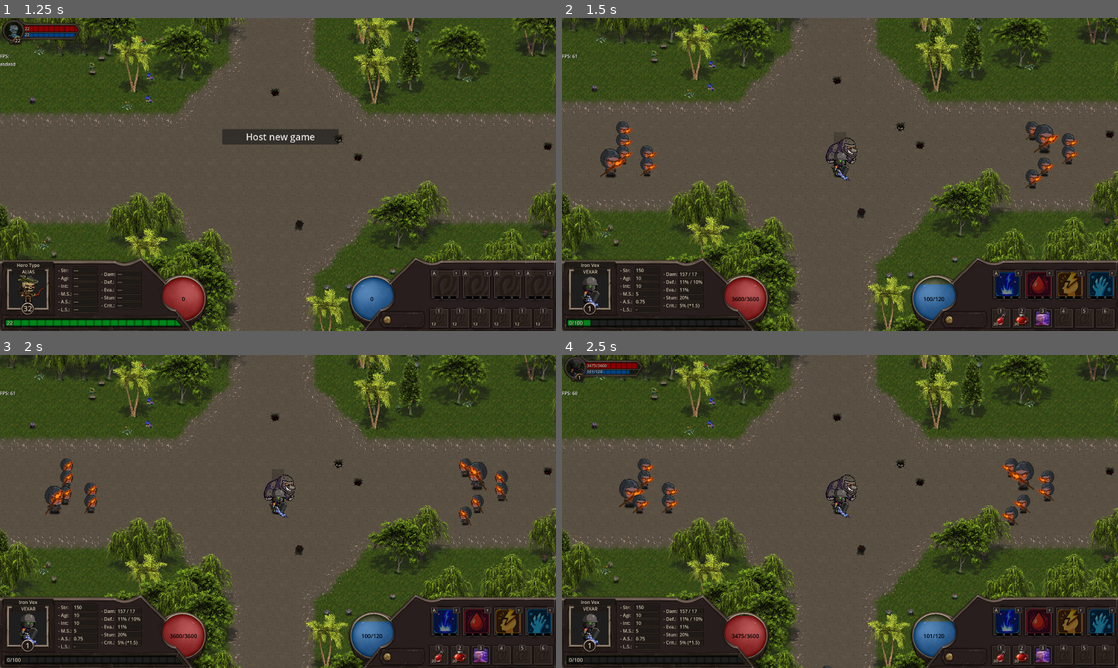
Above: before the commit, frames 1-4 (two rows, left to right).
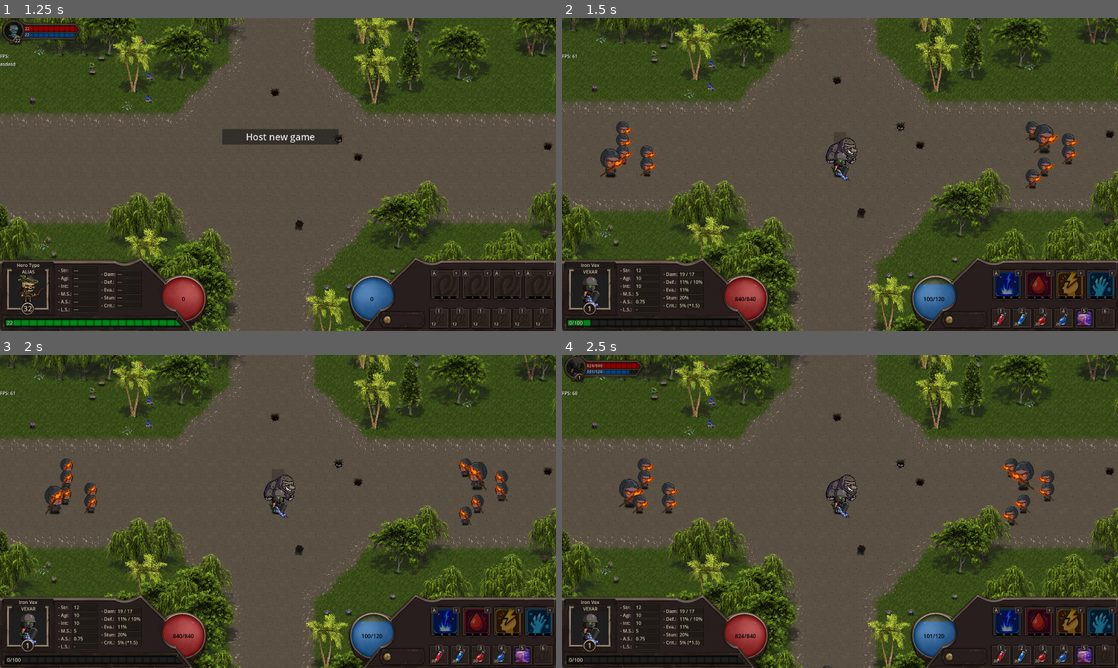
Above: after the commit, the same moments.

Repository: LucasJappert/moomoo-lan-party
Game: Godot game, scene res://scenes/my_main_scene.tscn
Same seed, same stepped clock (60 frames per second), same inputs: the game is played once before the commit and once after it.
Inputs (mouse positions are in pixels of both pictures, inside the frame that each line leads up to):
- Up to frame 1 (1.25 s): tap Enter at 0.5 s; drag from (183, 299) to (372, 299) at 0.52 s
- Up to frame 2 (1.5 s): click "Host new game" at 1.25 s
- Up to frame 3 (2 s): no input
- Up to frame 4 (2.5 s): drag from (840, 505) to (628, 486) at 2.02 s

Frame 1 is identical in both runs. In frame 2, 0.4% of the frame differs, in the area x 13-96%, y 80-99%; in frame 3, 0.4%; in frame 4, 0.4%, in the area x 4-96%, y 2-99%.

Commit message:
Provide some exp when attacking or healing

Diff:
--- a/scripts/GUI/skill_slot.gd
+++ b/scripts/GUI/skill_slot.gd
@@ -1,6 +1,12 @@
 class_name SkillSlot
 
 extends Control
+
+const SKILL_LEVEL_REQUIREMENTS := {
+	1: 0, # Level 1 of the skill can be learned from the beginning
+	2: 3, # Level 2 of the skill can be learned at level 3
+	3: 5, # Level 3 of the skill can be learned at level 5
+}
 
 @onready var sprite = $Sprite
 @onready var hotkey = $Hotkey
@@ -52,7 +58,15 @@
 	if not skill: return
 	if not ObjectHelpers.is_my_player(p_owner): return
 
-	upgrade_button.visible = p_owner.skill_points_to_assign > 0 && skill.learned_level < Skill.AVAILABLE_LEVELS
+	# upgrade_button.visible = p_owner.skill_points_to_assign > 0 && skill.learned_level < Skill.AVAILABLE_LEVELS
+	var next_skill_level := skill.learned_level + 1
+	var level_requirement: int = SKILL_LEVEL_REQUIREMENTS.get(next_skill_level, INF)
+
+	upgrade_button.visible = (
+		p_owner.skill_points_to_assign > 0
+		&& skill.learned_level < Skill.AVAILABLE_LEVELS
+		&& p_owner.level >= level_requirement
+	)
 
 	var panels = [panel1, panel2, panel3]
 	for i in range(Skill.AVAILABLE_LEVELS):
--- a/scripts/entity/combat_data/combat_data.gd
+++ b/scripts/entity/combat_data/combat_data.gd
@@ -99,16 +99,15 @@
 	var total_damage = base_damage + critical_damage
 
 	var _di = DamageInfo.get_instance()
-	_di.total_damage_heal = total_damage
+	_di.total_damage = total_damage
 	_di.critical = critical_damage
 	_di.projectile_type = projectile_type
 	_di.damage_type = DamageType.PHYSICAL
 	_di.attacker_name = my_owner().name
 
-	_target.combat_data._server_receive_damage(_di, my_owner())
-
-
-func _server_receive_damage(_di: DamageInfo, _attacker: Entity) -> void:
+	_target.combat_data.server_receive_damage(_di, my_owner())
+
+func server_receive_damage(_di: DamageInfo, _attacker: Entity) -> void:
 	if my_owner().multiplayer.is_server() == false: return
 
 	var total_stats = cache_total_stats
@@ -122,7 +121,7 @@
 
 	my_owner().rpc_handler.receive_damage_or_heal(ObjectHelpers.to_dict(_di, true))
 
-	update_current_hp(-_di.total_damage_heal)
+	update_current_hp(-_di.total_damage)
 
 # region SETTERs
 func update_base_stats(new_stats: CombatStats) -> void:
@@ -187,16 +186,24 @@
 	if value_to_increase == 0: return
 	if current_hp <= 0: return
 
+	var exp_by_damage = min(current_hp, abs(value_to_increase)) * 0.25
 	current_hp += value_to_increase
 	current_hp = clamp(current_hp, 0, get_total_hp())
+
+	_try_to_give_experience_to_players(exp_by_damage) # Give experience when an enemy takes damage
 
 	if current_hp <= 0:
 		Skill.actions_before_entity_death(my_owner(), _attacker)
 		current_hp = 0
-		if my_owner() is Enemy:
-			for player in GameManager.get_players():
-				player.increment_current_exp(Enemy.get_enemy_exp_when_dead())
+		_try_to_give_experience_to_players(Enemy.get_enemy_exp_when_dead()) # Give experience when an enemy dies
 		my_owner().rpc_handler.die()
+
+func _try_to_give_experience_to_players(_exp: int) -> void:
+	if not my_owner() is Enemy: return
+
+	for player in GameManager.get_players():
+		player.increment_current_exp(max(1, _exp))
+
 
 func update_current_mana(value_to_increase: int) -> void:
 	if value_to_increase == 0: return
@@ -328,21 +335,21 @@
 	return true
 
 func _apply_defenses(_di: DamageInfo, total_stats: CombatStats) -> void:
-	var damage_before_defense := _di.total_damage_heal
+	var damage_before_defense := _di.total_damage
 
 	if _di.damage_type == DamageType.PHYSICAL:
 		var reduced_damage := int(total_stats.physical_defense_percent * damage_before_defense)
 		_di.critical = _di.critical - int(total_stats.physical_defense_percent * _di.critical)
-		var total_damage: int = _di.total_damage_heal - reduced_damage
+		var total_damage: int = _di.total_damage - reduced_damage
 		if total_damage < 0: total_damage = 0
-		_di.total_damage_heal = total_damage
+		_di.total_damage = total_damage
 
 	if _di.damage_type == DamageType.MAGIC:
 		var reduced_damage := int(total_stats.magic_defense_percent * damage_before_defense)
 		_di.critical = _di.critical - int(total_stats.magic_defense_percent * _di.critical)
-		var total_damage: int = _di.total_damage_heal - reduced_damage
+		var total_damage: int = _di.total_damage - reduced_damage
 		if total_damage < 0: total_damage = 0
-		_di.total_damage_heal = total_damage
+		_di.total_damage = total_damage
 
 func get_skill(p_name: String) -> Skill:
 	for skill in _skills:
@@ -435,15 +442,15 @@
 	var melee_attack = _di.projectile_type == Projectile.TYPES.NONE && _di.damage_type == DamageType.PHYSICAL
 	var arrow_attack = _di.projectile_type == Projectile.TYPES.ARROW && _di.damage_type == DamageType.PHYSICAL
 	if _di.critical > 0:
-		my_owner().hud.show_damage_heal_popup(str(- (_di.total_damage_heal - _di.critical)), Color(1, 0, 0))
+		my_owner().hud.show_damage_heal_popup(str(- (_di.total_damage - _di.critical)), Color(1, 0, 0))
 		my_owner().hud.show_damage_heal_popup(str(-_di.critical), Color(1, 1, 0))
 		if arrow_attack: SoundManager.play_critical_arrow_shot()
 		if melee_attack: SoundManager.play_critical_melee_hit()
-	if _di.critical == 0 and _di.total_damage_heal > 0:
+	if _di.critical == 0 and _di.total_damage > 0:
 		if melee_attack: SoundManager.play_melee_hit()
 
-	if _di.total_damage_heal < 0: # Heal
-		my_owner().hud.show_damage_heal_popup(str(abs(_di.total_damage_heal)), Color(0, 1, 0))
+	if _di.total_damage < 0: # Heal
+		my_owner().hud.show_damage_heal_popup(str(abs(_di.total_damage)), Color(0, 1, 0))
 
 	register_attacker(_di.get_attacker())
 
--- a/scripts/entity/combat_data/combat_effect.gd
+++ b/scripts/entity/combat_data/combat_effect.gd
@@ -83,13 +83,13 @@
 		_receiver.combat_data.add_effect(effect)
 
 	# Lifesteal verification
-	if _attacker.combat_data.current_hp < _attacker.combat_data.get_total_hp() && _di.total_damage_heal > 0:
+	if _attacker.combat_data.current_hp < _attacker.combat_data.get_total_hp() && _di.total_damage > 0:
 		var _attacker_life_steal_percent = _attacker.combat_data.cache_total_stats.life_steal_percent
 		if _attacker_life_steal_percent > 0:
-			var total_heal = int(_di.total_damage_heal * _attacker_life_steal_percent)
+			var total_heal = int(_di.total_damage * _attacker_life_steal_percent)
 			if total_heal > 0:
 				var new_di = DamageInfo.get_instance()
-				new_di.total_damage_heal = - total_heal
+				new_di.total_damage = - total_heal
 				_attacker.rpc_handler.receive_damage_or_heal(ObjectHelpers.to_dict(new_di, true))
 				_attacker.combat_data.update_current_hp(total_heal)
 
--- a/scripts/entity/combat_data/damage_info.gd
+++ b/scripts/entity/combat_data/damage_info.gd
@@ -1,13 +1,13 @@
 class_name DamageInfo
 
-var total_damage_heal: int # Positive for damage, negative for heal
+var total_damage: int # Positive for damage, negative for heal
 var critical: int
 var projectile_type: String
 var damage_type: String = DamageType.PHYSICAL
 var attacker_name: String
 
-func _init(total_damage: int = 0, _damage_type: String = DamageType.PHYSICAL):
-	total_damage_heal = total_damage
+func _init(p_total_damage: int = 0, _damage_type: String = DamageType.PHYSICAL):
+	total_damage = p_total_damage
 	damage_type = _damage_type
 
 func get_attacker() -> Entity:
--- a/scripts/entity/enemy.gd
+++ b/scripts/entity/enemy.gd
@@ -70,8 +70,8 @@
 static func get_enemy_exp_when_dead() -> int:
 	if _exp_when_dead > 0: return _exp_when_dead
 
-	var player_total_accumulated_exp: int = Player.get_total_accumulated_exp()
-	_exp_when_dead = int(player_total_accumulated_exp / float(EnemiesWavesController.TOTAL_ENEMIES_TO_CREATE))
+	var player_total_accumulated_exp: float = Player.get_total_accumulated_exp()
+	_exp_when_dead = int(player_total_accumulated_exp / EnemiesWavesController.TOTAL_ENEMIES_TO_CREATE * 0.05)
 
 	return _exp_when_dead
 
--- a/scripts/factories/enemy_factory.gd
+++ b/scripts/factories/enemy_factory.gd
@@ -32,7 +32,7 @@
 static func set_flame_cultist(_enemy: Enemy):
 	if _enemy.enemy_type != EnemyTypes.FLAME_CULTIST: return false
 
-	_enemy.combat_data.stats.hp = 100
+	_enemy.combat_data.stats.hp = 150
 	_enemy.combat_data.attack_type = AttackTypes.RANGED
 	_enemy.combat_data.projectile_type = Projectile.TYPES.FIREBALL
 	_enemy.combat_data.stats.crit_chance = 0.2
--- a/scripts/models/skill.gd
+++ b/scripts/models/skill.gd
@@ -57,6 +57,61 @@
 		item_skill_base[i].my_name = _name
 		item_skill_base[i].type = _type
 
+# region :::::::::::::::::::: GETTERs
+
+static func get_skill(_skill_name: String, new_copy: bool = true) -> Skill:
+	if _SKILLS.is_empty(): initialize_skills()
+
+	if new_copy: return ObjectHelpers.deep_clone(_SKILLS[_skill_name])
+
+	return _SKILLS[_skill_name]
+
+static func get_new_learned_skill(_skill_name: String, skill_level: int = 1) -> Skill:
+	if _SKILLS.is_empty(): initialize_skills()
+
+	var result = ObjectHelpers.deep_clone(_SKILLS[_skill_name])
+	result.learned_level = skill_level
+	return result
+
+
+static func get_mana_scorcher() -> Skill:
+	var skill = Skill.new(Names.MANA_SCORCHER, SkillType.ACTIVE)
+	skill.description = "Burns 50% of the target's mana, dealing 25% of that as physical damage."
+	return skill
+
+func get_learned_skill() -> ItemSkillBase:
+	if not learned_level: return null
+	return item_skill_base[learned_level - 1]
+
+func get_safe_learned_skill() -> ItemSkillBase:
+	if not learned_level: return item_skill_base[0]
+
+	return get_learned_skill()
+
+func get_stats() -> CombatStats:
+	return get_learned_skill().stats
+
+func get_max_targets() -> int:
+	return get_learned_skill().max_targets
+
+func get_description() -> String:
+	var result = get_safe_learned_skill().get_description()
+
+	return result
+
+func can_use(my_owner: Entity) -> bool:
+	if not learned_level: return false
+
+	return item_skill_base[learned_level - 1].can_use(my_owner)
+
+func get_remaining_cooldown() -> float:
+	if not learned_level: return 0
+	return get_learned_skill().get_remaining_cooldown()
+# endregion ................. GETTERs
+
+
+# region :::::::::::::::::::: SETTERs
+
 static func initialize_skills() -> void:
 	var aux_skill_name = ""
 	var aux_text: String; var aux_text1: String
@@ -175,7 +230,7 @@
 	int_array = [5, 6, 7]
 	for i in int_array.size():
 		_skill.item_skill_base[i].max_targets = int_array[i]
-	int_array = [30, 60, 120]
+	int_array = [20, 50, 100]
 	for i in int_array.size():
 		_skill.item_skill_base[i].stats.custom_damage_heal.base_damage_heal = int_array[i]
 	float_array = [0.2, 0.3, 0.4]
@@ -190,61 +245,6 @@
 		_skill.item_skill_base[i].description = "Calls down a bolt of arcane lightning, dealing " + aux_text + " base magic damage, plus an additional " + aux_text1 + " of the caster's total Intelligence to multiple targets."
 
 	# endregion
-
-# region :::::::::::::::::::: GETTERs
-
-static func get_skill(_skill_name: String, new_copy: bool = true) -> Skill:
-	if _SKILLS.is_empty(): initialize_skills()
-
-	if new_copy: return ObjectHelpers.deep_clone(_SKILLS[_skill_name])
-
-	return _SKILLS[_skill_name]
-
-static func get_new_learned_skill(_skill_name: String, skill_level: int = 1) -> Skill:
-	if _SKILLS.is_empty(): initialize_skills()
-
-	var result = ObjectHelpers.deep_clone(_SKILLS[_skill_name])
-	result.learned_level = skill_level
-	return result
-
-
-static func get_mana_scorcher() -> Skill:
-	var skill = Skill.new(Names.MANA_SCORCHER, SkillType.ACTIVE)
-	skill.description = "Burns 50% of the target's mana, dealing 25% of that as physical damage."
-	return skill
-
-func get_learned_skill() -> ItemSkillBase:
-	if not learned_level: return null
-	return item_skill_base[learned_level - 1]
-
-func get_safe_learned_skill() -> ItemSkillBase:
-	if not learned_level: return item_skill_base[0]
-
-	return get_learned_skill()
-
-func get_stats() -> CombatStats:
-	return get_learned_skill().stats
-
-func get_max_targets() -> int:
-	return get_learned_skill().max_targets
-
-func get_description() -> String:
-	var result = get_safe_learned_skill().get_description()
-
-	return result
-
-func can_use(my_owner: Entity) -> bool:
-	if not learned_level: return false
-
-	return item_skill_base[learned_level - 1].can_use(my_owner)
-
-func get_remaining_cooldown() -> float:
-	if not learned_level: return 0
-	return get_learned_skill().get_remaining_cooldown()
-# endregion ................. GETTERs
-
-
-# region :::::::::::::::::::: SETTERs
 
 func use(my_owner: Entity, target_entity: Entity) -> void:
 	if not can_use(my_owner): return print("Cannot use skill: ", get_learned_skill())
@@ -309,24 +309,24 @@
 	if _attacker is Enemy and not (_target is Player or _target is Moomoo): return false
 
 	var attacker_stats = _attacker.combat_data.cache_total_stats
-	var total_damage_heal = get_stats().custom_damage_heal.get_total_damage_heal(attacker_stats.agility, attacker_stats.strength, attacker_stats.intelligence)
+	var total_damage = get_stats().custom_damage_heal.get_total_damage_heal(attacker_stats.agility, attacker_stats.strength, attacker_stats.intelligence)
 
 	var targets = [_target]
 	var enemies = GameManager.get_enemies()
 	targets.append_array(GlobalsEntityHelpers.get_closest_entities(_target.global_position, get_max_targets() - 1, enemies, MapManager.TILE_SIZE_INT * 6, [_target]))
 
 	for target in targets:
-		var _di := DamageInfo.new(total_damage_heal, get_learned_skill().damage_type)
-		var critical_damage = _attacker.combat_data.try_critical_hit(total_damage_heal)
-		var total_damage = total_damage_heal + critical_damage
-
-		_di.total_damage_heal = total_damage
+		var _di := DamageInfo.new(total_damage, get_learned_skill().damage_type)
+		var critical_damage = _attacker.combat_data.try_critical_hit(total_damage)
+		var total_damage_and_crit = total_damage + critical_damage
+
+		_di.total_damage = total_damage_and_crit
 		_di.critical = critical_damage
 		_di.projectile_type = Projectile.TYPES.NONE
 		_di.damage_type = DamageType.MAGIC
 		_di.attacker_name = _attacker.name
 
-		target.combat_data._server_receive_damage(_di, _attacker)
+		target.combat_data.server_receive_damage(_di, _attacker)
 		target.rpc_handler.add_animation(AnimationsHelper.ANIMATION_NAMES.LIGHTNING)
 
 	return true
--- a/scripts/types/hero_types.gd
+++ b/scripts/types/hero_types.gd
@@ -82,10 +82,10 @@
 	stats.intelligence = 10
 	stats.attack_range = CombatStats.MIN_ATTACK_RANGE
 	# region Add some potions
-	# player.combat_data.add_item(SlotItemInfo.new(Item.get_item(Item.Names.HEALTH_POTION_I), 0, 1))
-	# player.combat_data.add_item(SlotItemInfo.new(Item.get_item(Item.Names.MANA_POTION_I), 0, 1))
+	player.combat_data.add_item(SlotItemInfo.get_consumable_slot_item(Item.get_item(Item.Names.HEALTH_POTION_I), 20))
+	player.combat_data.add_item(SlotItemInfo.get_consumable_slot_item(Item.get_item(Item.Names.MANA_POTION_I), 20))
 	player.combat_data.add_item(SlotItemInfo.get_consumable_slot_item(Item.get_item(Item.Names.HEALTH_POTION_II), 20))
-	player.combat_data.add_item(SlotItemInfo.get_consumable_slot_item(Item.get_item(Item.Names.HEALTH_POTION_III), 20))
+	player.combat_data.add_item(SlotItemInfo.get_consumable_slot_item(Item.get_item(Item.Names.MANA_POTION_II), 20))
 	player.combat_data.add_item(SlotItemInfo.get_non_consumable_slot_item(Item.get_item(Item.Names.STUNNING_EDGE)))
 
 	# endregion Add some potions
@@ -94,7 +94,7 @@
 		stats.hp = 600
 		stats.evasion = 0.1
 		stats.agility = 10
-		stats.strength = 150
+		stats.strength = 12
 		stats.intelligence = 10
 		player.combat_data._skills = [
 			Skill.get_skill(Skill.Names.STORM_STRIKE),
Not shown, changed: TODO.md
